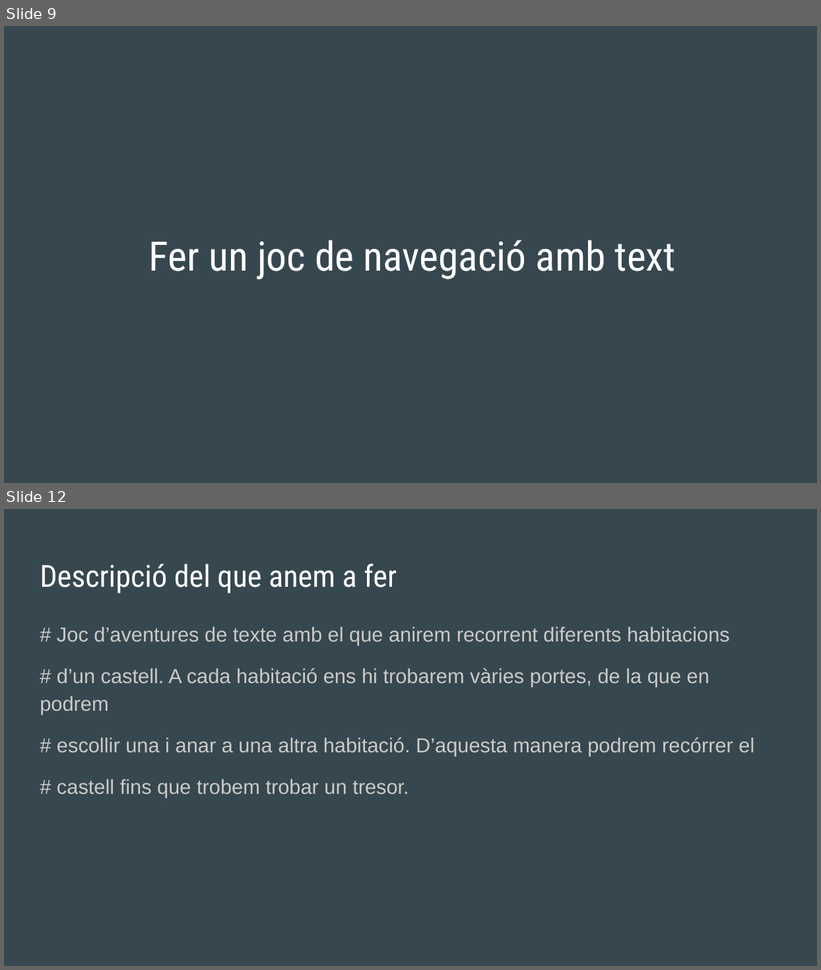
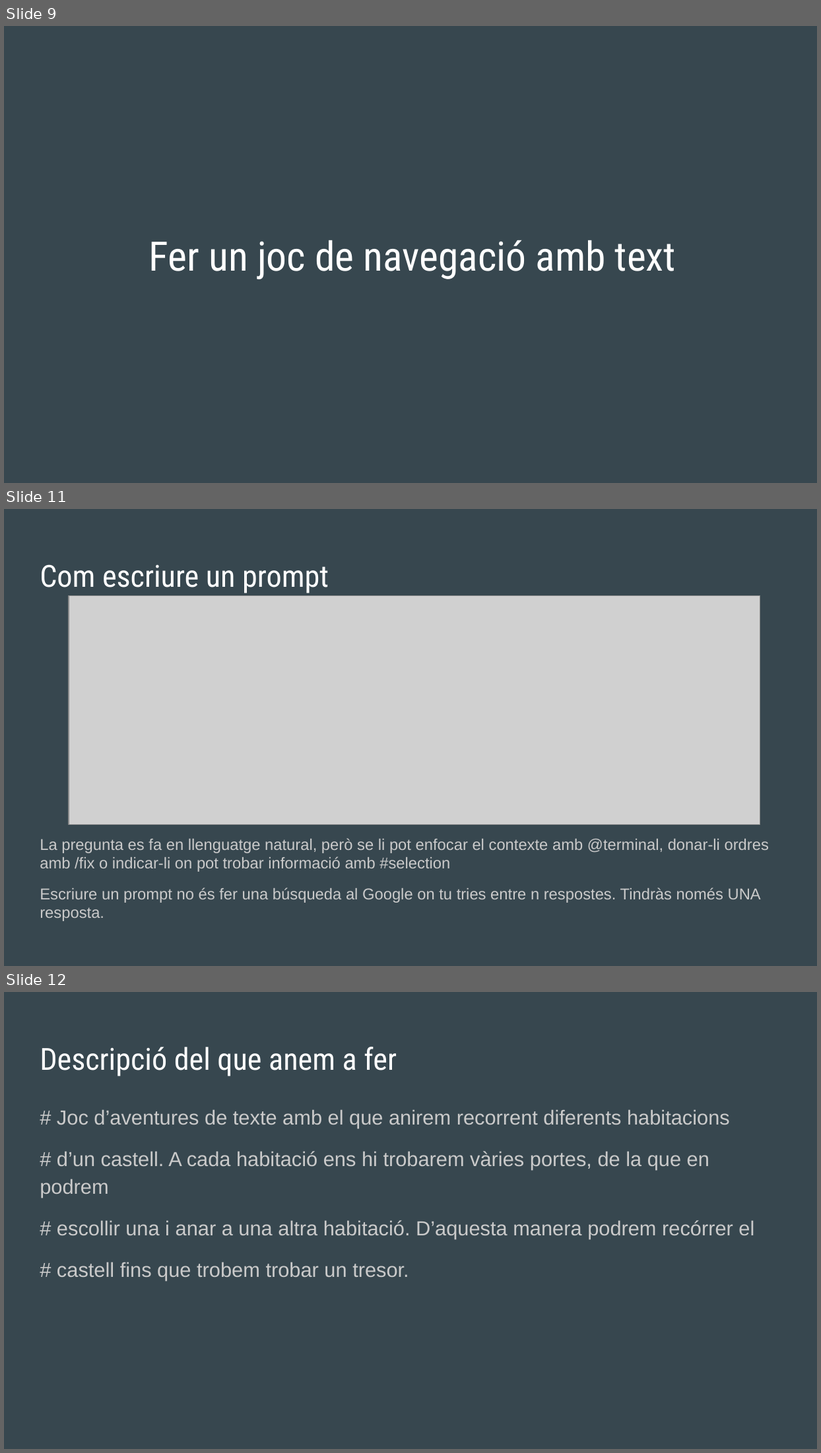
Before and after one commit to jberingues/CursCopilot, a slide deck: 202405_Copilot.pptx. Shown one above the other, each under a label of ours: slides 9 and 12 before the commit, slides 9, 11 and 12 after it; the slides between them are not shown. The pictures are 821x970 and 821x1453 pixels, drawn with LibreOffice and Linux fonts; fonts in the diff are those of the drawing; grey boxes stand for pictures. Boxes give left, top, right and bottom in pixels: in the first picture for what was removed or moved away, otherwise in the second. Text is boxed around its words. In the diff, an @@ line names an element or a change of style, - is before the commit and + after.

```diff
--- a/202405_Copilot.pptx
+++ b/202405_Copilot.pptx
@@ slide 11 added at box(4, 509, 817, 966), background #37474F @@
@@ title added at box(40, 564, 329, 593), 27 pt, text #FFFFFF @@
+Com escriure un prompt
@@ picture added at box(69, 596, 760, 825) @@
@@ text added at box(40, 838, 769, 921), 13.9 pt, text #CACACA @@
+La pregunta es fa en llenguatge natural, però se li pot enfocar el contexte amb @terminal, donar-li ordres amb /fix o indicar-li on pot trobar informació amb #selection
+Escriure un prompt no és fer una búsqueda al Google on tu tries entre n respostes. Tindràs només UNA resposta.
```
Also in this commit, not shown: 1 slide changed, 2 other slides added, 1 slide removed.
